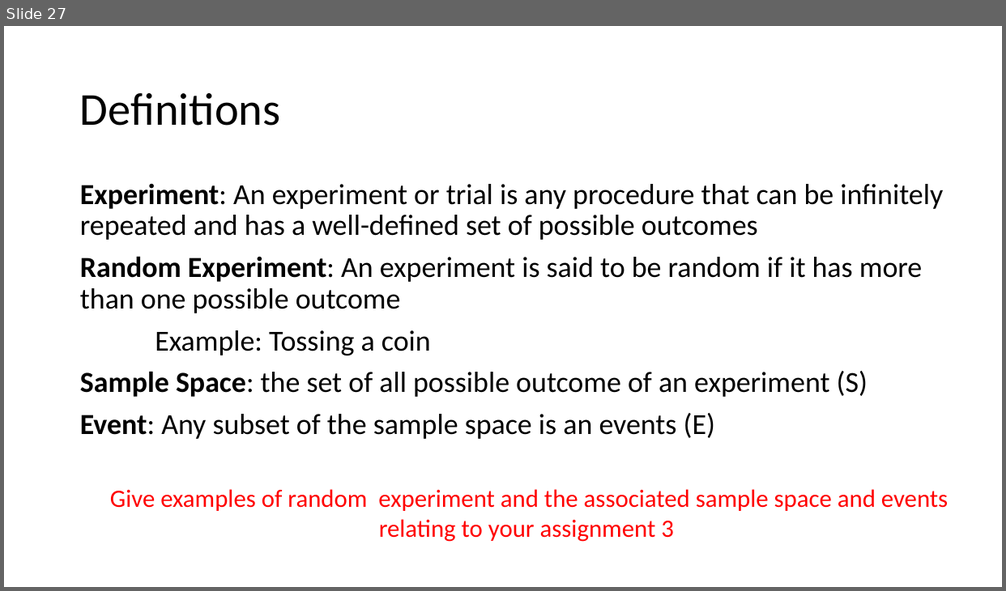
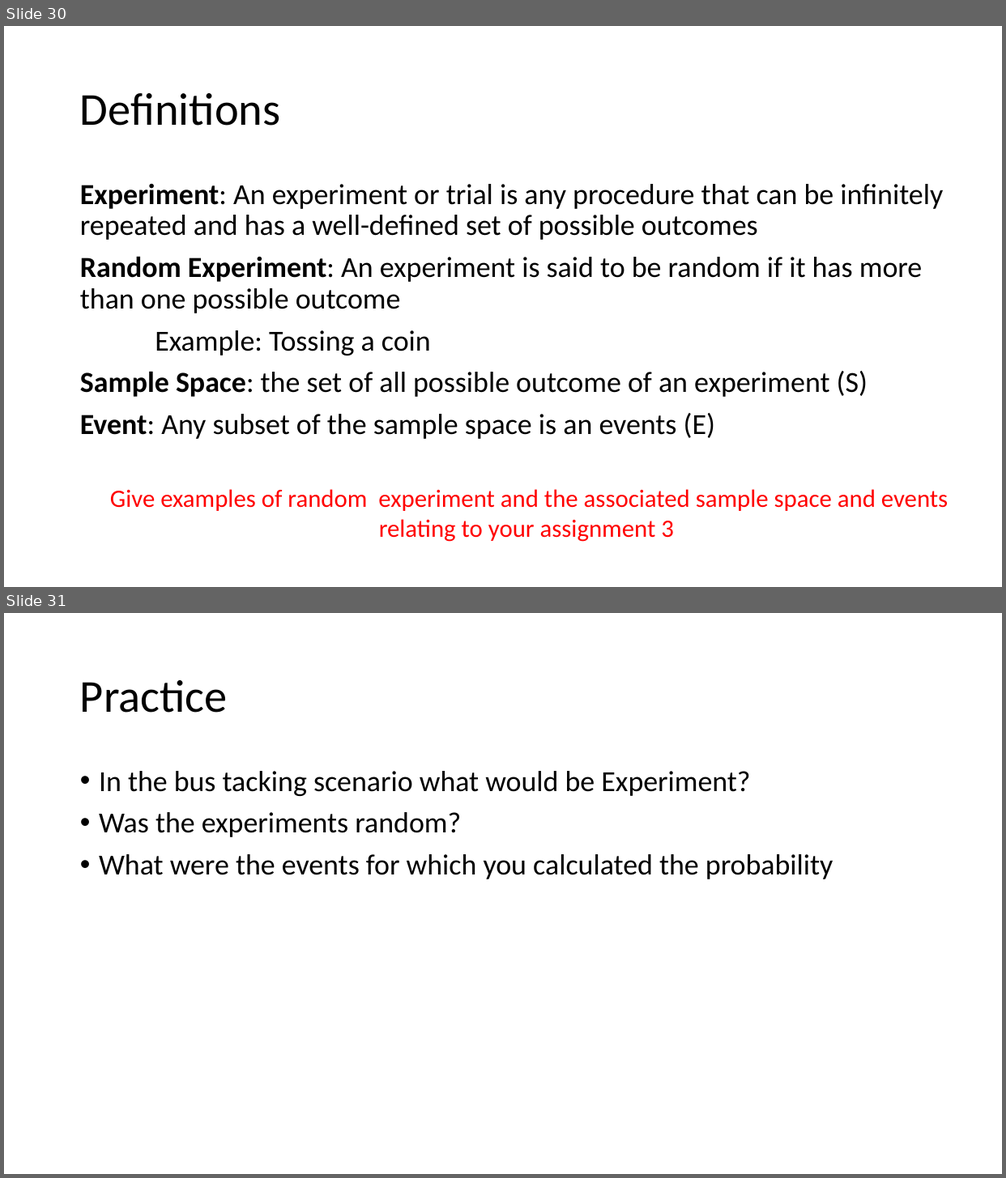
Before and after one commit to yushuf/TeamBeta, a slide deck: Presentation.pptx. Shown one above the other, each under a label of ours: slide 27 before the commit, slides 30 and 31 after it. The pictures are 1006x591 and 1006x1178 pixels, drawn with LibreOffice and Linux fonts; fonts in the diff are those of the drawing. Boxes give left, top, right and bottom in pixels: in the first picture for what was removed or moved away, otherwise in the second. Text is boxed around its words. In the diff, an @@ line names an element or a change of style, - is before the commit and + after.

```diff
--- a/Presentation.pptx
+++ b/Presentation.pptx
@@ slide 31 added at <box>4,613,1002,1174</box>, background #FFFFFF @@
@@ title added at <box>80,680,228,713</box>, 44 pt, text #000000 @@
+Practice
@@ text added at <box>99,771,833,879</box>, 28 pt, text #000000 @@
+• In the bus tacking scenario what would be Experiment?
+• Was the experiments random?
+• What were the events for which you calculated the probability
@@ what was slide 27 is now slide 30 @@
```
Also in this commit, not shown: 5 slides changed, 7 other slides added, 4 slides removed.
